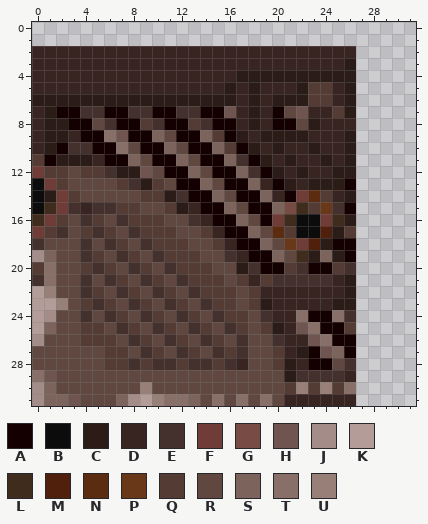
Pixel-art sprite: Resources/Basebits/Ruins/XPZ_Hangar_S4_Civilian_2.png. This is how it looked before the edit.
The file is 32x32 pixels.
Palette (. is transparent): A #140000  B #0c0c0c  C #2c1c18  D #382420  E #44302c  F #703c38  G #784c44  H #705450  J #a48c88  K #b49c98  L #402c1c  M #50200c  N #5c2c10  P #683818  Q #543c34  R #604840  S #7c645c  T #887068  U #988078
Pixels before, first column x 0:
 2 DDDDDDDDDDDDDDDDDDDDDDDDDDD
 3 DDDDDDDDDDDDDDDDDDDDDDDDDDC
 4 DDDDDDDDDDDDDDDDDCCCCCCCCCC
 5 DDDDDDDDDDDDDDDDCDCDDDCQQDC
 6 CCCCCCCCCCCCCCCCCDCDCCCQQDC
 7 DCAAEEAAEEAAEEAAHDCDARHDDQC
 8 DCCAAREAAQEAAQEAADCDAARCDDD
 9 DCCDAATHAASRAASQACDCCCCDDDC
10 DCAEEAATRAASRAASQACDCDDCDDC
11 QACCCDAASRAASRAASEACDCDDCDC
12 FQQRQQECCHRAASRAASEACDCDDCC
13 BFQRRRRQECQRAASRAASDACDCCCA
14 BCFQRRRRRQQCEAASRAASDAFNQDC
15 BLFEDEEQQRRQCDAASRAASGLQPEA
16 LFQREQREQQQRREDAASRAFLBBFLC
17 FQERQEQREQQQRRQDAASRNQBBMCQ
18 ERRREREQREQQQRRQDAASRPFMCAA
19 JSRREQREQREQQQRREDAASRLCSCA
20 QTRRQEQREQREQQQRRCEAAQEAAQE
21 ETRREREQREQREQQQRQDQEEEEEDC
22 KURREQREQREQREQQQRQDDDDDDDC
23 KKURQEQREQREQREQQRQCDDDDDCC
24 KJRREREQREQREQREQQREDDTAATE
25 KSRRQQREQREQREQREQRQCDHTAAQ
26 JRRRQQQREQREQREQRERREDDHTAA
27 RRRRRRQQREQREQREQERRQDCAHSA
28 RRRRRRQQEQEEQEEQEDRRQCDAARE
29 THRRRRRRRRRRRRRRRRRRRCEEEED
30 JSRRRRRRRURRRRRRRRRRRQUQUQT
31 JSSHRRRSJKUTTSRTRTRTRDDDDDD
New version:
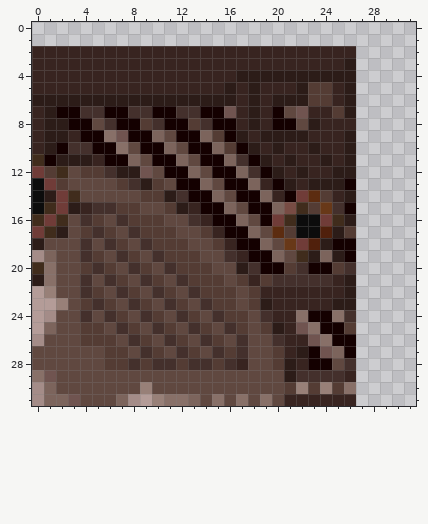
The edit:
Changed rows in their new state; - is an unchanged pixel.
first column x 0:
11 L---
12 --L-
14 ---L
15 ---C
16 --L-
17 -LC-
18 C---
20 L---
21 C---
